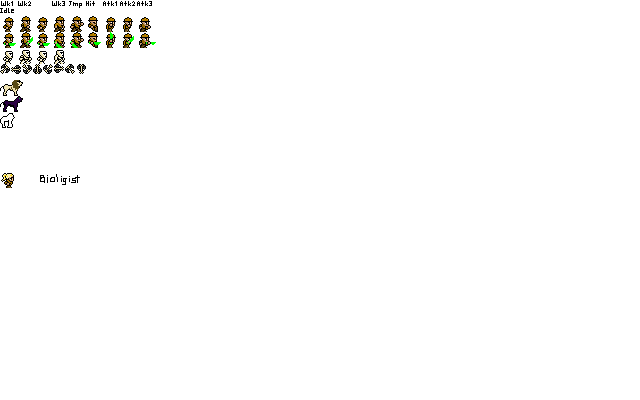
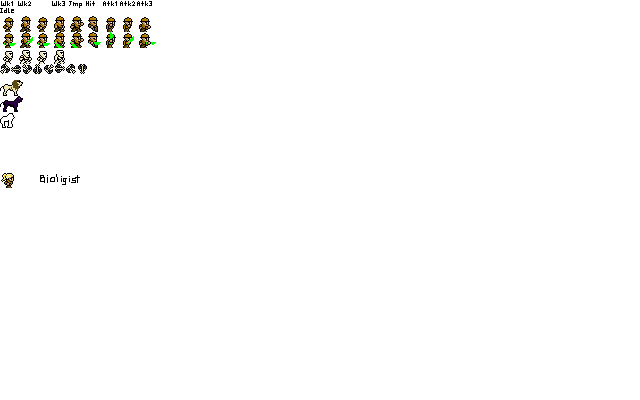
Layer changes from the first 640 x 400 image to the second:
painted on "sprites" over left=43, top=64, right=87, bottom=74
